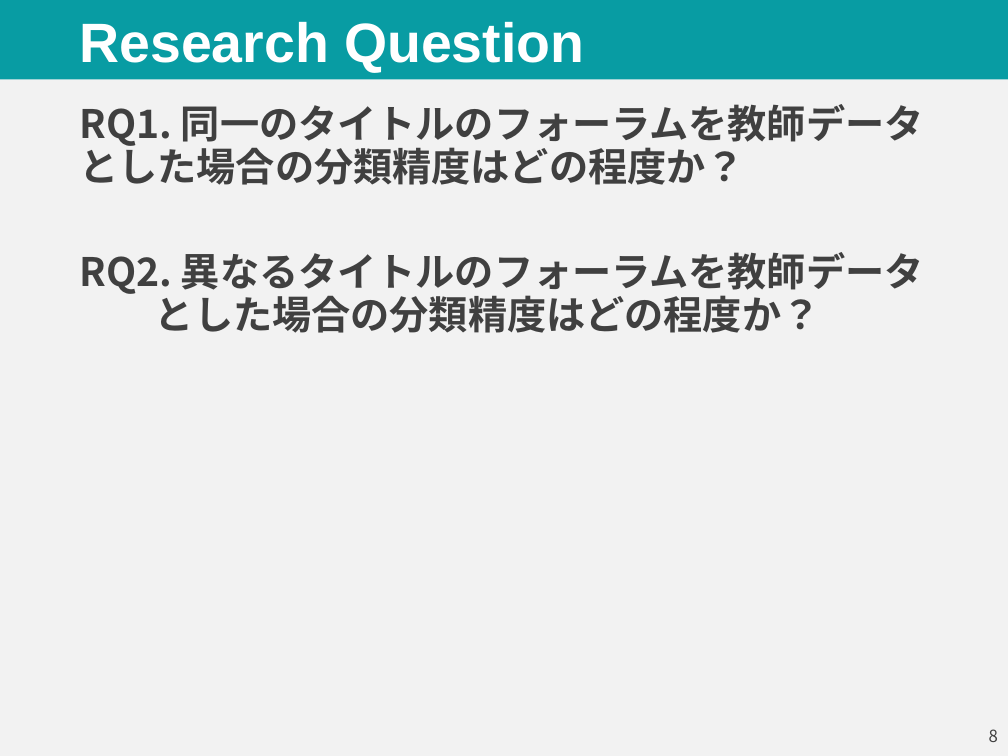
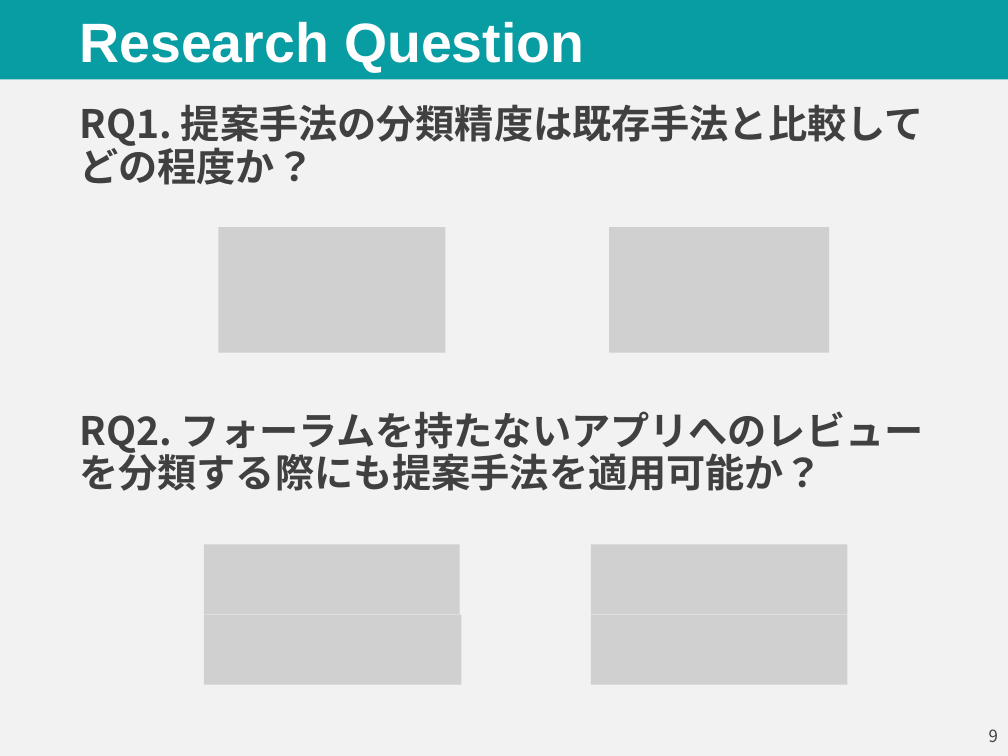
Before and after one commit to parthenos0908/steam_review, a slide deck: slide 10 of Presen/n-itikaw_20211214_中間報告2.pptx (slide 9 before the commit). Drawn at 1008x756 pixels with LibreOffice and Linux fonts; fonts in the diff are those of the drawing; grey boxes stand for pictures. Boxes give left, top, right and bottom in pixels: in the first picture for what was removed or moved away, otherwise in the second. Text is boxed around its words. In the diff, an @@ line names an element or a change of style, - is before the commit and + after.

```diff
--- a/Presen/n-itikaw_20211214_中間報告2.pptx
+++ b/Presen/n-itikaw_20211214_中間報告2.pptx
@@ text at [79, 104, 924, 491]: text changed @@
-RQ1. 同一のタイトルのフォーラムを教師データ とした場合の分類精度はどの程度か？
-RQ2. 異なるタイトルのフォーラムを教師データ
-とした場合の分類精度はどの程度か？
+RQ1. 提案手法の分類精度は既存手法と比較して どの程度か？
+RQ2. フォーラムを持たないアプリへのレビュー を分類する際にも提案手法を適用可能か？
@@ picture added at [219, 227, 446, 352] @@
@@ picture added at [609, 227, 829, 352] @@
@@ picture added at [204, 544, 460, 615] @@
@@ picture added at [591, 544, 848, 615] @@
@@ picture added at [204, 615, 461, 685] @@
@@ picture added at [591, 615, 848, 685] @@
```
Also in this commit, not shown: 7 other slides changed, 12 slides added, 9 slides removed, 24 other files.
